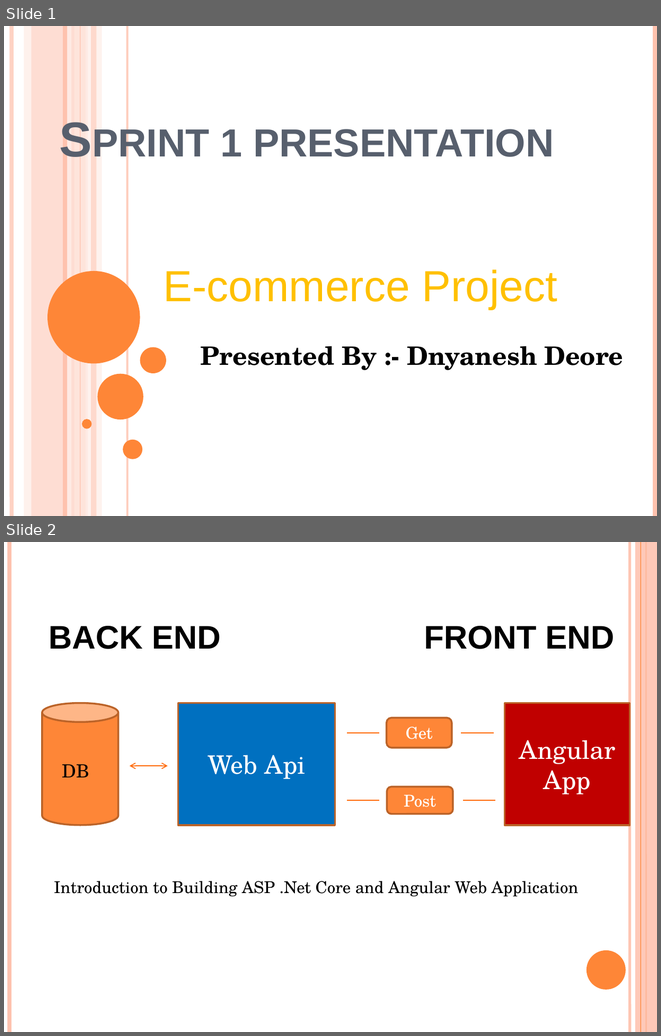
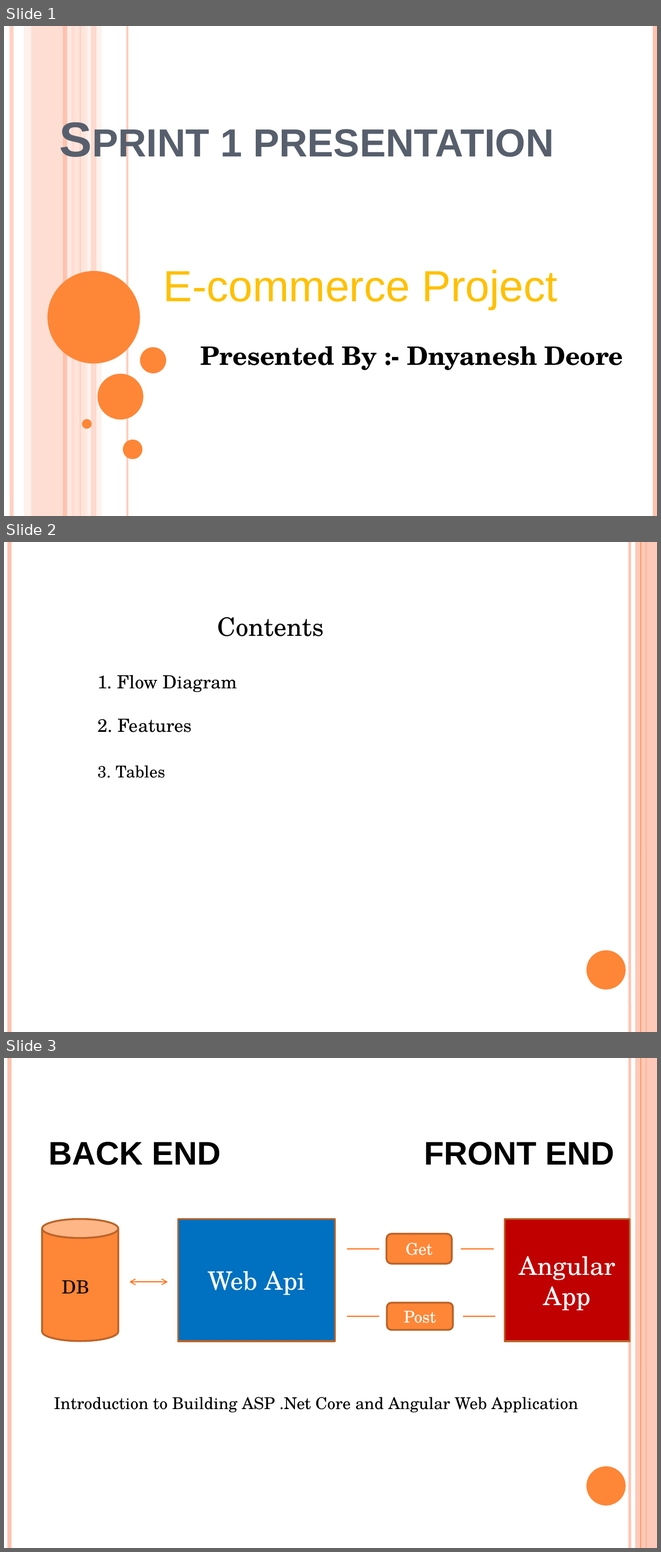
Before and after one commit to dnyaneshd1999/Ecommerce_project, a slide deck: E-commerce.pptx. Shown one above the other, each under a label of ours: slides 1 and 2 before the commit, slides 1, 2 and 3 after it. The pictures are 661x1036 and 661x1552 pixels, drawn with LibreOffice and Linux fonts; fonts in the diff are those of the drawing. Boxes give left, top, right and bottom in pixels: in the first picture for what was removed or moved away, otherwise in the second. Text is boxed around its words. In the diff, an @@ line names an element or a change of style, - is before the commit and + after.

```diff
--- a/E-commerce.pptx
+++ b/E-commerce.pptx
@@ slide 2 added at (4, 542, 657, 1032), background #FFFFFF; not listed: 6 template elements that a slide beside it also shows @@
@@ text added at (218, 617, 324, 636), 28 pt, text #000000 @@
+Contents
@@ text added at (97, 674, 237, 692), 20 pt, text #000000 @@
+1. Flow Diagram
@@ text added at (97, 718, 192, 732), 20 pt, text #000000 @@
+2. Features
@@ text added at (97, 765, 165, 778), 18 pt, text #000000 @@
+3. Tables
@@ what was slide 2 is now slide 3 @@
```
Also in this commit, not shown: 4 other slides added, 5 other files.
